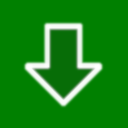
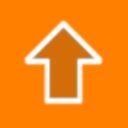
The second w=128, h=128 image is a revision of the first. Changes to its layers:
showed "Eingefügte Ebene-Kopie" over [22, 18, 105, 106]
hid "Eingefügte Ebene" over [22, 21, 105, 109]
added layer "yellow" above "green" over [0, 0, 128, 128]
